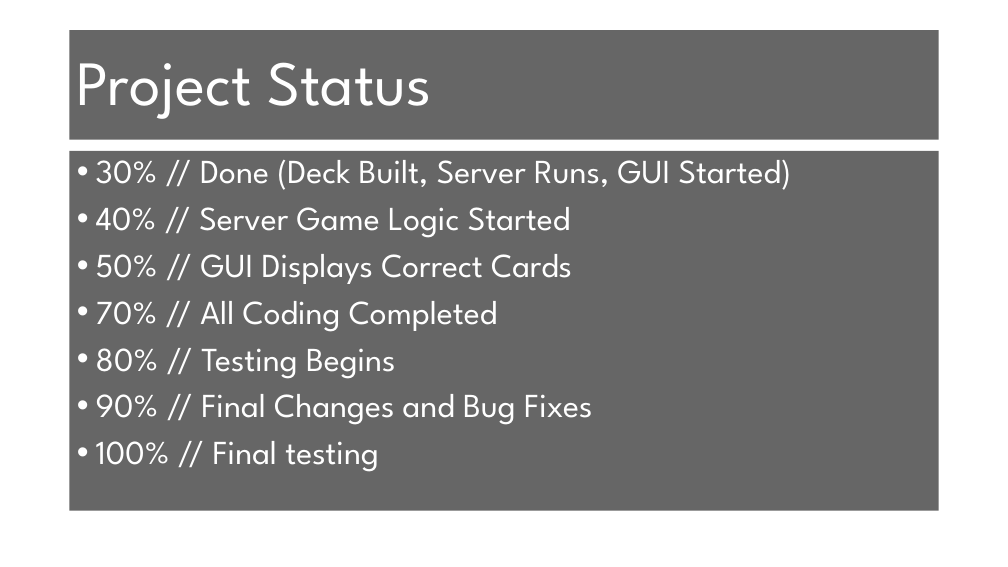
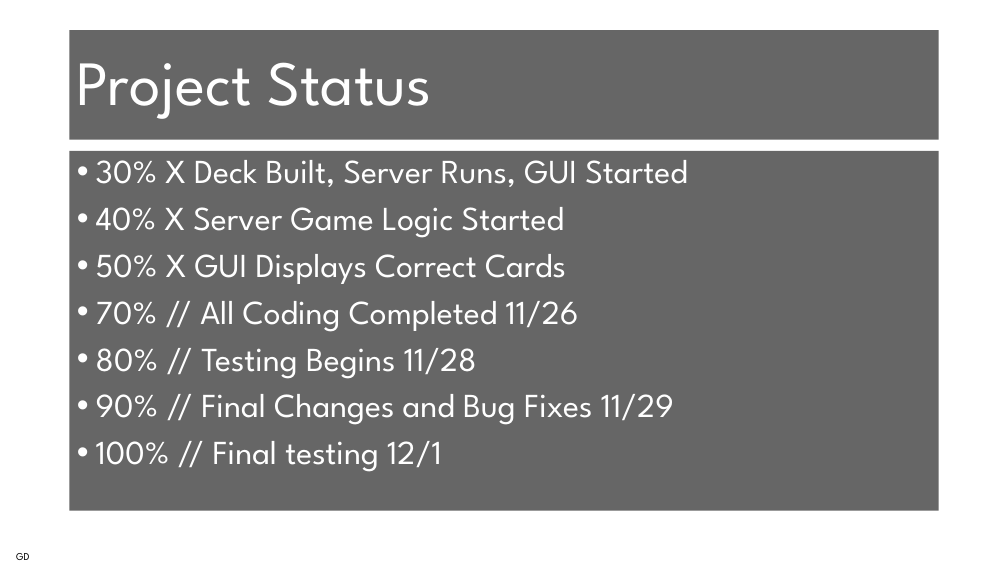
Before and after one commit to KylerSmith/Uno, a slide deck: slide 14 of ProjectPresentation.pptx (slide 7 before the commit). Drawn at 1008x567 pixels with LibreOffice and Linux fonts; fonts in the diff are those of the drawing; background and template pictures are left out. Boxes give left, top, right and bottom in pixels: in the first picture for what was removed or moved away, otherwise in the second. Text is boxed around its words. In the diff, an @@ line names an element or a change of style, - is before the commit and + after.

```diff
--- a/ProjectPresentation.pptx
+++ b/ProjectPresentation.pptx
@@ text at [96, 150, 687, 472]: text changed @@
-• 30% // Done (Deck Built, Server Runs, GUI Started)
-• 40% // Server Game Logic Started
-• 50% // GUI Displays Correct Cards
-• 70% // All Coding Completed
-• 80% // Testing Begins
-• 90% // Final Changes and Bug Fixes
-• 100% // Final testing
+• 30% X Deck Built, Server Runs, GUI Started
+• 40% X Server Game Logic Started
+• 50% X GUI Displays Correct Cards
+• 70% // All Coding Completed 11/26
+• 80% // Testing Begins 11/28
+• 90% // Final Changes and Bug Fixes 11/29
+• 100% // Final testing 12/1
@@ text added at [16, 553, 29, 560], 10 pt, text #000000 @@
+GD
```
Also in this commit, not shown: 3 other slides changed, 10 slides added, 3 slides removed.
